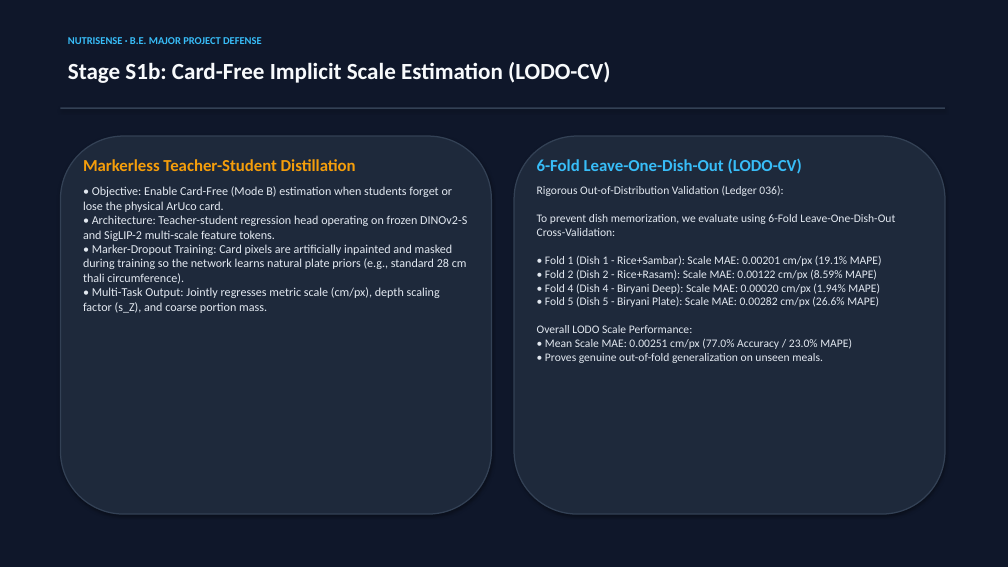
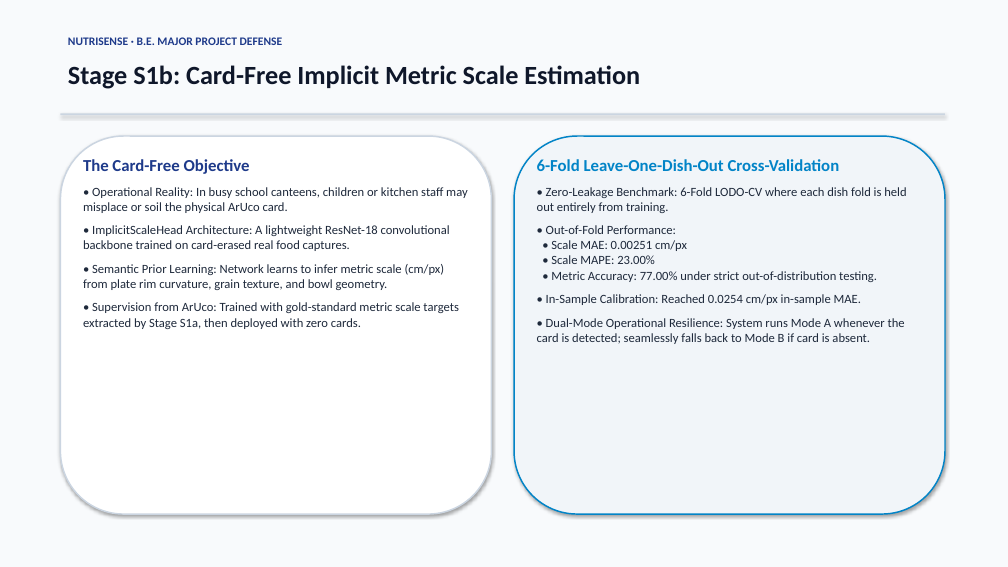
Before and after one commit to Lion4467cat/NutriSense, a slide deck: slide 8 of NutriSense_Major_Project_Presentation.pptx. Drawn at 1008x567 pixels with LibreOffice and Linux fonts; fonts in the diff are those of the drawing. Boxes give left, top, right and bottom in pixels: in the first picture for what was removed or moved away, otherwise in the second. Text is boxed around its words. In the diff, an @@ line names an element or a change of style, - is before the commit and + after.

Commit message:
feat(submission): daylight presentation redesign, 4-page camera-ready IEEE paper, responsive topbar nav, and live UI captures

```diff
--- a/NutriSense_Major_Project_Presentation.pptx
+++ b/NutriSense_Major_Project_Presentation.pptx
@@ rectangle at <box>0,0,1008,567</box>: fill #0F172A to #F8FAFC @@
@@ text "NUTRISENSE · B.E. MAJOR PROJECT ..." at <box>68,37,283,45</box>: size 10 to 11 pt, text colour #38BDF8 to #1E3A8A @@
@@ text at <box>68,65,640,89</box>: text changed; size 22 to 25 pt; text colour #F8FAFC to #0F172A @@
-Stage S1b: Card-Free Implicit Scale Estimation (LODO-CV)
+Stage S1b: Card-Free Implicit Metric Scale Estimation
@@ rectangle: place and size @@
-rectangle at <box>60,107,945,109</box>
+rectangle at <box>60,113,945,116</box>
@@ rectangle at <box>60,113,945,116</box>: fill #334155 to #CBD5E1 @@
@@ rounded rectangle at <box>60,136,492,514</box>: fill #1E293B to #FFFFFF; outline #334155 1.2 pt to #CBD5E1 1.4 pt @@
@@ rounded rectangle at <box>514,136,945,514</box>: fill #1E293B to #F1F5F9; outline #334155 1.2 pt to #0284C7 1.4 pt @@
@@ text at <box>83,159,468,329</box>: text changed; size 11.5 to 12 pt; text colour #E2E8F0 to #1E293B @@
-Markerless Teacher-Student Distillation
-• Objective: Enable Card-Free (Mode B) estimation when students forget or lose the physical ArUco card.
-• Architecture: Teacher-student regression head operating on frozen DINOv2-S and SigLIP-2 multi-scale feature tokens.
-• Marker-Dropout Training: Card pixels are artificially inpainted and masked during training so the network learns natural plate priors (e.g., standard 28 cm thali circumference).
-• Multi-Task Output: Jointly regresses metric scale (cm/px), depth scaling factor (s_Z), and coarse portion mass.
+The Card-Free Objective
+• Operational Reality: In busy school canteens, children or kitchen staff may misplace or soil the physical ArUco card.
+• ImplicitScaleHead Architecture: A lightweight ResNet-18 convolutional backbone trained on card-erased real food captures.
+• Semantic Prior Learning: Network learns to infer metric scale (cm/px) from plate rim curvature, grain texture, and bowl geometry.
+• Supervision from ArUco: Trained with gold-standard metric scale targets extracted by Stage S1a, then deployed with zero cards.
@@ text at <box>537,159,906,344</box>: text changed; size 11 to 12 pt; text colour #E2E8F0 to #1E293B @@
-6-Fold Leave-One-Dish-Out (LODO-CV)
-Rigorous Out-of-Distribution Validation (Ledger 036):
-To prevent dish memorization, we evaluate using 6-Fold Leave-One-Dish-Out Cross-Validation:
-• Fold 1 (Dish 1 - Rice+Sambar): Scale MAE: 0.00201 cm/px (19.1% MAPE)
-• Fold 2 (Dish 2 - Rice+Rasam): Scale MAE: 0.00122 cm/px (8.59% MAPE)
-• Fold 4 (Dish 4 - Biryani Deep): Scale MAE: 0.00020 cm/px (1.94% MAPE)
-• Fold 5 (Dish 5 - Biryani Plate): Scale MAE: 0.00282 cm/px (26.6% MAPE)
-Overall LODO Scale Performance:
-• Mean Scale MAE: 0.00251 cm/px (77.0% Accuracy / 23.0% MAPE)
-• Proves genuine out-of-fold generalization on unseen meals.
+6-Fold Leave-One-Dish-Out Cross-Validation
+• Zero-Leakage Benchmark: 6-Fold LODO-CV where each dish fold is held out entirely from training.
+• Out-of-Fold Performance:
+• Scale MAE: 0.00251 cm/px
+• Scale MAPE: 23.00%
+• Metric Accuracy: 77.00% under strict out-of-distribution testing.
+• In-Sample Calibration: Reached 0.0254 cm/px in-sample MAE.
+• Dual-Mode Operational Resilience: System runs Mode A whenever the card is detected; seamlessly falls back to Mode B if card is absent.
```
Also in this commit, not shown: 14 other slides changed, 5 slides added, 5 slides removed, 30 other files.
